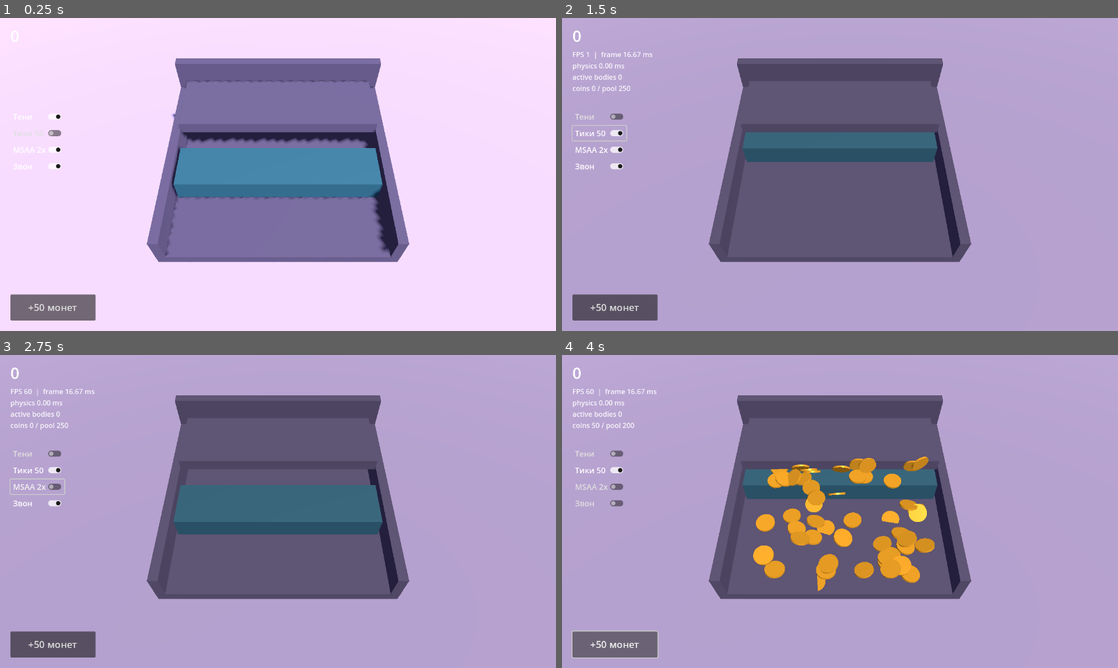
Above: before the commit, frames 1-4 (two rows, left to right).
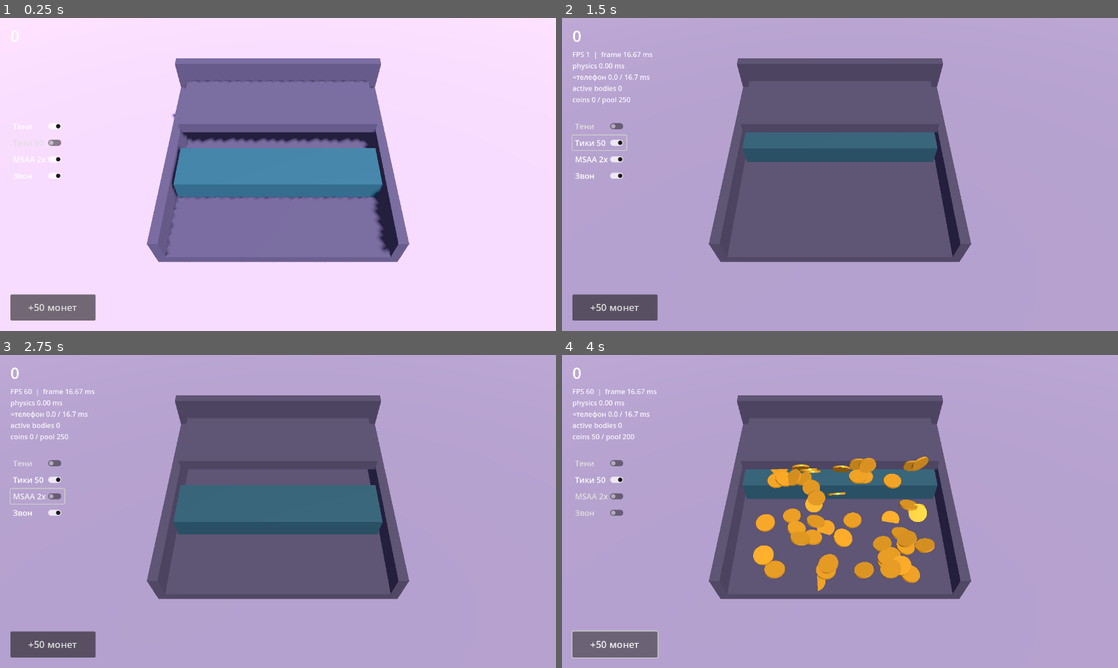
Above: after the commit, the same moments.

Repository: ui99ru/gold-harvester
Game: Godot game, scene res://scenes/main.tscn
Same seed, same stepped clock (60 frames per second), same inputs: the game is played once before the commit and once after it.
Inputs:
- Up to frame 1 (0.25 s): no input
- Up to frame 2 (1.5 s): click "Тени" at 0.5 s; click "Тики 50" at 1.25 s
- Up to frame 3 (2.75 s): click "MSAA 2x" at 2 s
- Up to frame 4 (4 s): click "Звон" at 2.75 s; click "+50 монет" at 3.5 s

The runs differ from the first frame. In frame 1, 0.4% of the frame differs, in the area x 2-11%, y 30-52%; in frame 2, 0.9%, in the area x 1-16%, y 18-52%; in frame 3, 0.9%; in frame 4, 0.9%.

Commit message:
feat(godot): phone-equivalent physics budget line in HUD
Desktop-only dev loop: measured same-scene ratio desktop 1.58ms vs
phone 13.3ms (~8x) shown as "~phone X / 16.7 ms", red when over
frame budget. Proxy validated: smoke-stress predicts 13.9ms vs
13.3ms measured on device. Covers physics CPU only - render needs
an on-device APK checkpoint after each major mechanic.
smoke-stress prints the phone estimate too.

Co-Authored-By: Claude Fable 5 <noreply@anthropic.com>

Diff:
--- a/godot/scripts/main.gd
+++ b/godot/scripts/main.gd
@@ -449,8 +449,9 @@
 	var avg_ms := 1000.0 * _phys_time_accum / 600.0
 	var no_leak := active_coins() + _pool.size() == POOL_SIZE
 	var ok := no_leak and active_coins() > 0
-	print("SMOKE %s: avg_physics=%.2f ms active=%d pool_free=%d score=%d" %
-		["OK" if ok else "FAIL", avg_ms, active_coins(), _pool.size(), score])
+	# ~8x — измеренный прокси телефона, см. performance_hud.gd PHONE_FACTOR
+	print("SMOKE %s: avg_physics=%.2f ms (≈телефон %.1f ms) active=%d pool_free=%d score=%d" %
+		["OK" if ok else "FAIL", avg_ms, avg_ms * 8.0, active_coins(), _pool.size(), score])
 	get_tree().quit(0 if ok else 1)
 
 
@@ -468,8 +469,9 @@
 		abs_path = ProjectSettings.globalize_path("res://").path_join(_shot_path)
 	DirAccess.make_dir_recursive_absolute(abs_path.get_base_dir())
 	var err := img.save_png(abs_path)
-	print("SHOT %s -> %s | score=%d active=%d pool=%d" %
+	print("SHOT %s -> %s | score=%d active=%d pool=%d | shadows=%s ticks=%d msaa=%d" %
 		[("OK" if err == OK else "FAIL %d" % err), abs_path,
-		score, active_coins(), _pool.size()])
+		score, active_coins(), _pool.size(),
+		sun.shadow_enabled, Engine.physics_ticks_per_second, get_viewport().msaa_3d])
 	_shot_path = ""
 	get_tree().quit(0 if err == OK else 1)
--- a/godot/scripts/performance_hud.gd
+++ b/godot/scripts/performance_hud.gd
@@ -5,6 +5,14 @@
 var spawn_50_cb := Callable()
 var pool_stats_cb := Callable()  # -> Vector2i(active, free)
 var toggles: Array = []          # [[название, старт, Callable(bool)], ...]
+
+# Прокси слабого железа: замерено на одной сцене (~240 монет):
+# десктоп 1.58 мс физики vs телефон 13.3 мс -> ~8x. Грубо (+-2x), но
+# как ограждение работает: десктоп-физика x8 < бюджета кадра = на
+# телефоне влезаем. Рендер прокси НЕ покрывает - чекпойнт APK на
+# устройстве после каждой крупной механики.
+const PHONE_FACTOR := 8.0
+const FRAME_BUDGET_MS := 16.7
 
 var _label: Label
 var _frame_accum := 0.0
@@ -20,7 +28,7 @@
 	add_child(_label)
 
 	var box := VBoxContainer.new()
-	box.position = Vector2(24, 210)
+	box.position = Vector2(24, 232)
 	add_child(box)
 	for t in toggles:
 		var cb := CheckButton.new()
@@ -53,13 +61,17 @@
 	var pool := Vector2i.ZERO
 	if pool_stats_cb.is_valid():
 		pool = pool_stats_cb.call()
-	_label.text = "FPS %d  |  frame %.2f ms\nphysics %.2f ms\nactive bodies %d\ncoins %d / pool %d" % [
+	var phys_ms := 1000.0 * _phys_accum / _frames
+	var phone_ms := phys_ms * PHONE_FACTOR
+	_label.text = "FPS %d  |  frame %.2f ms\nphysics %.2f ms\n≈телефон %.1f / %.1f ms\nactive bodies %d\ncoins %d / pool %d" % [
 		Engine.get_frames_per_second(),
 		1000.0 * _frame_accum / _frames,
-		1000.0 * _phys_accum / _frames,
+		phys_ms, phone_ms, FRAME_BUDGET_MS,
 		Performance.get_monitor(Performance.PHYSICS_3D_ACTIVE_OBJECTS),
 		pool.x, pool.y,
 	]
+	_label.add_theme_color_override("font_color",
+		Color(1, 0.45, 0.4) if phone_ms > FRAME_BUDGET_MS else Color(1, 1, 1, 0.92))
 	_frame_accum = 0.0
 	_phys_accum = 0.0
 	_frames = 0
